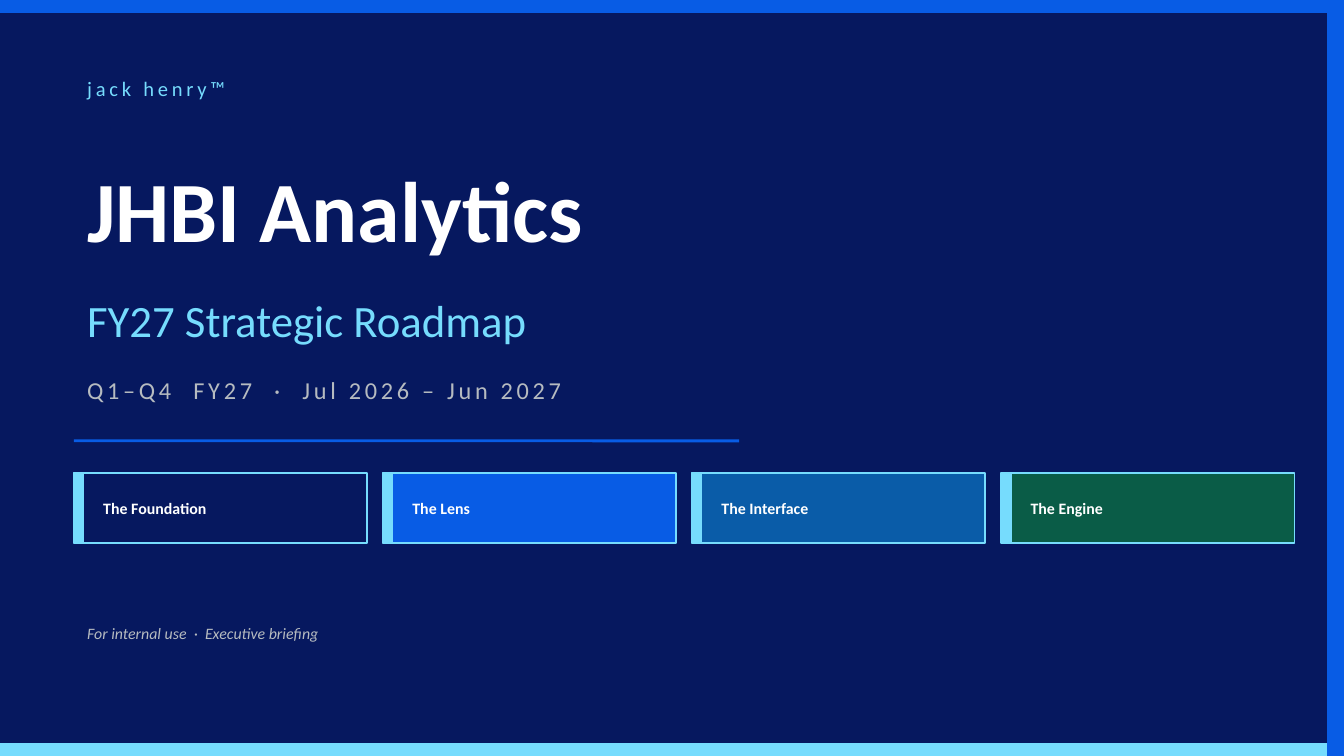
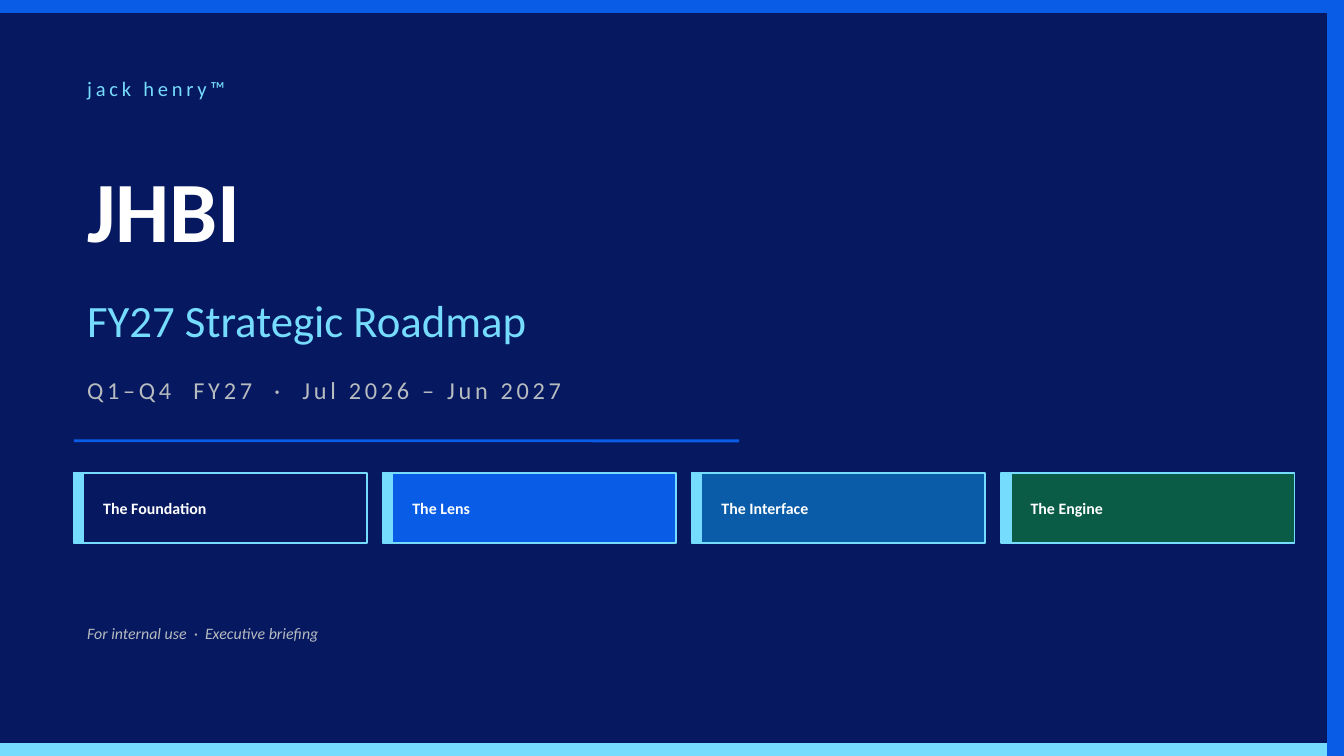
Before and after one commit to MonkeyWrenchGang/jhai_presentations, a slide deck: slide 1 of jhbi-roadmap-2026.pptx. Drawn at 1344x756 pixels with LibreOffice and Linux fonts; fonts in the diff are those of the drawing. Boxes give left, top, right and bottom in pixels: in the first picture for what was removed or moved away, otherwise in the second. Text is boxed around its words. In the diff, an @@ line names an element or a change of style, - is before the commit and + after.

Commit message:
QA pass: remove JHBI Analytics → JHBI everywhere; sync Q_INITIATIVES and DELIVERABLES to new app names

```diff
--- a/jhbi-roadmap-2026.pptx
+++ b/jhbi-roadmap-2026.pptx
@@ text at <box>87,186,240,243</box>: text changed @@
-JHBI Analytics
+JHBI
```
Also in this commit, not shown: 6 other slides changed.
